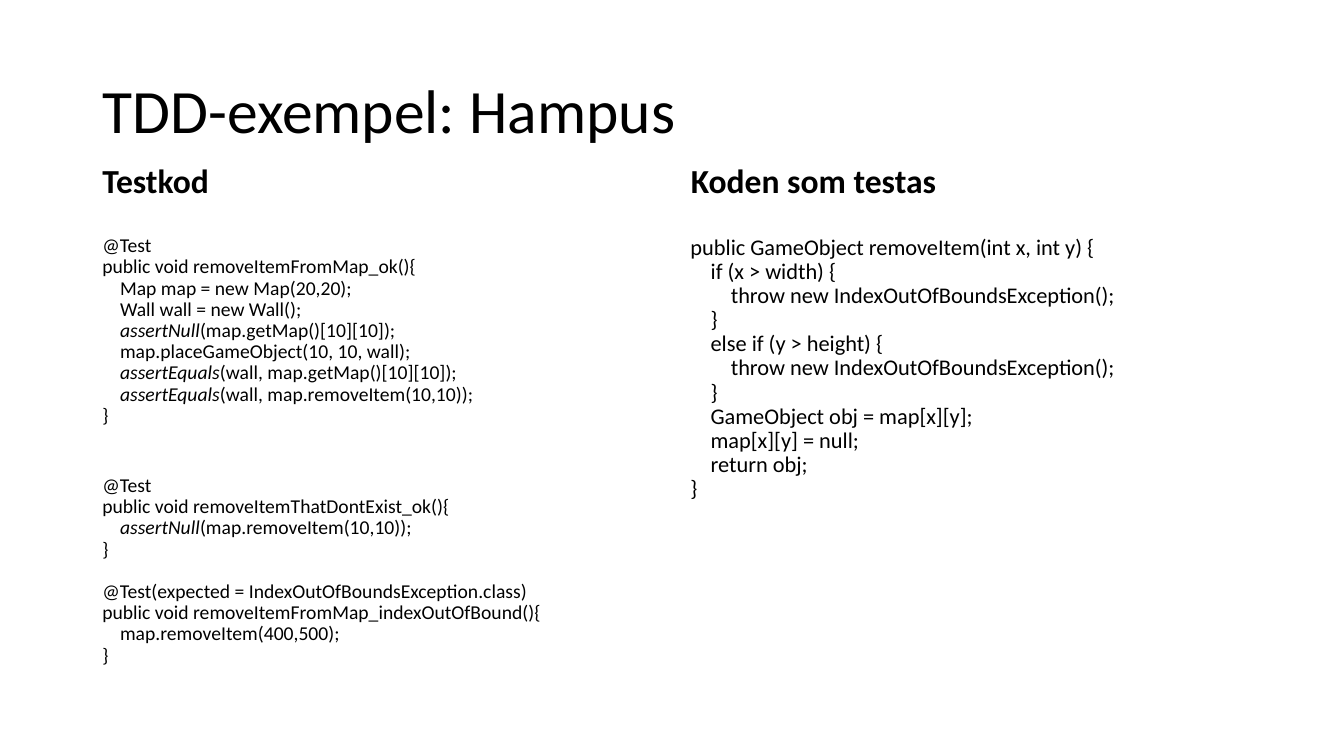
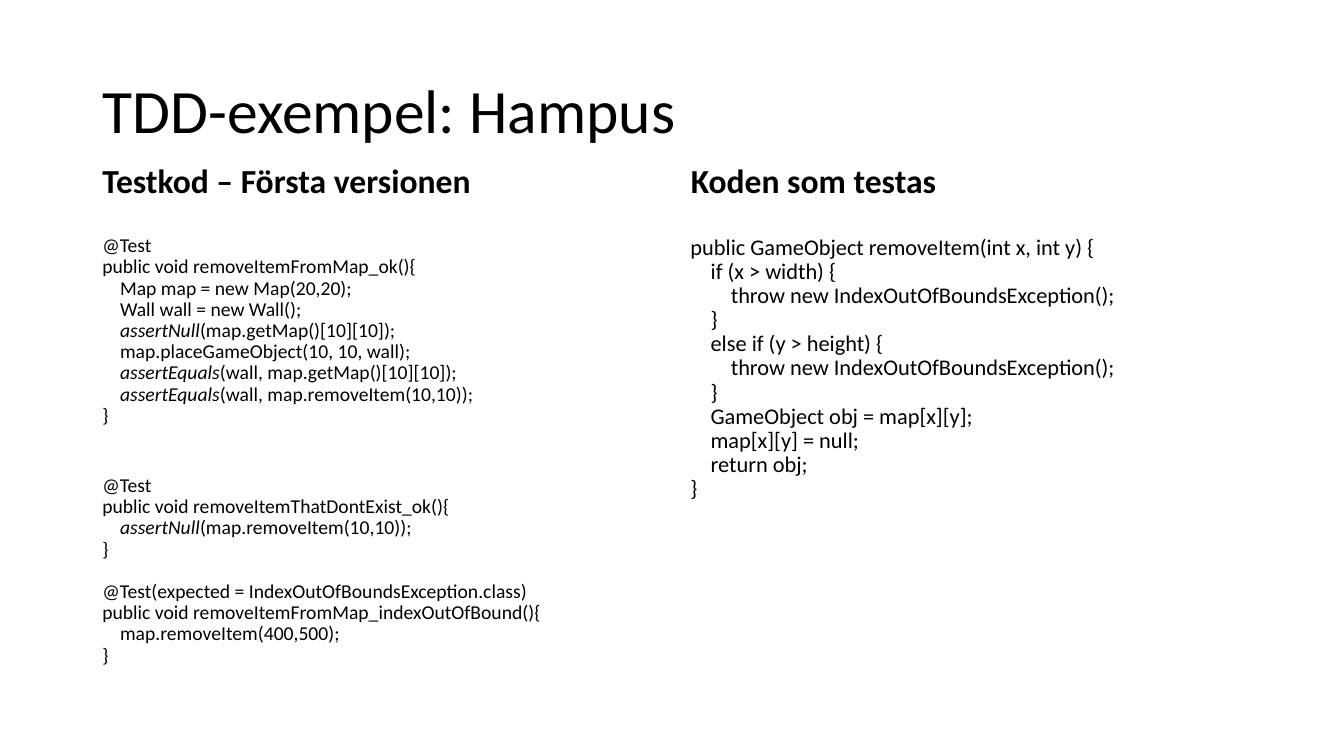
Before and after one commit to hampusidstam/InteGame, a slide deck: slide 10 of docs/Slutredovisning_grp5_v8.pptx. Drawn at 1344x756 pixels with LibreOffice and Linux fonts; fonts in the diff are those of the drawing. Boxes give left, top, right and bottom in pixels: in the first picture for what was removed or moved away, otherwise in the second. Text is boxed around its words. In the diff, an @@ line names an element or a change of style, - is before the commit and + after.

```diff
--- a/docs/Slutredovisning_grp5_v8.pptx
+++ b/docs/Slutredovisning_grp5_v8.pptx
@@ text at box(102, 169, 471, 194): text changed @@
-Testkod
+Testkod – Första versionen
```
Also in this commit, not shown: 1 slide added.
